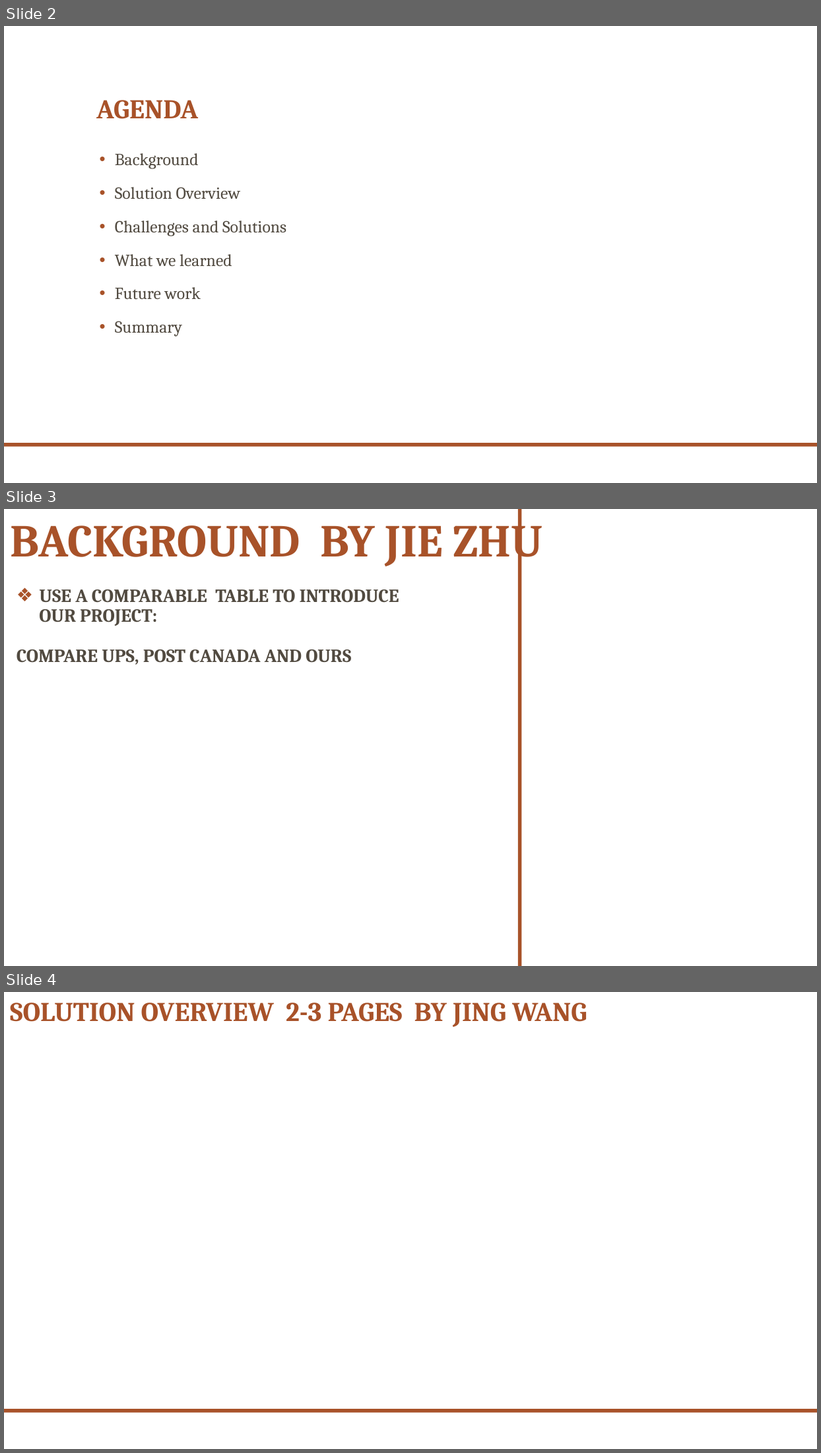
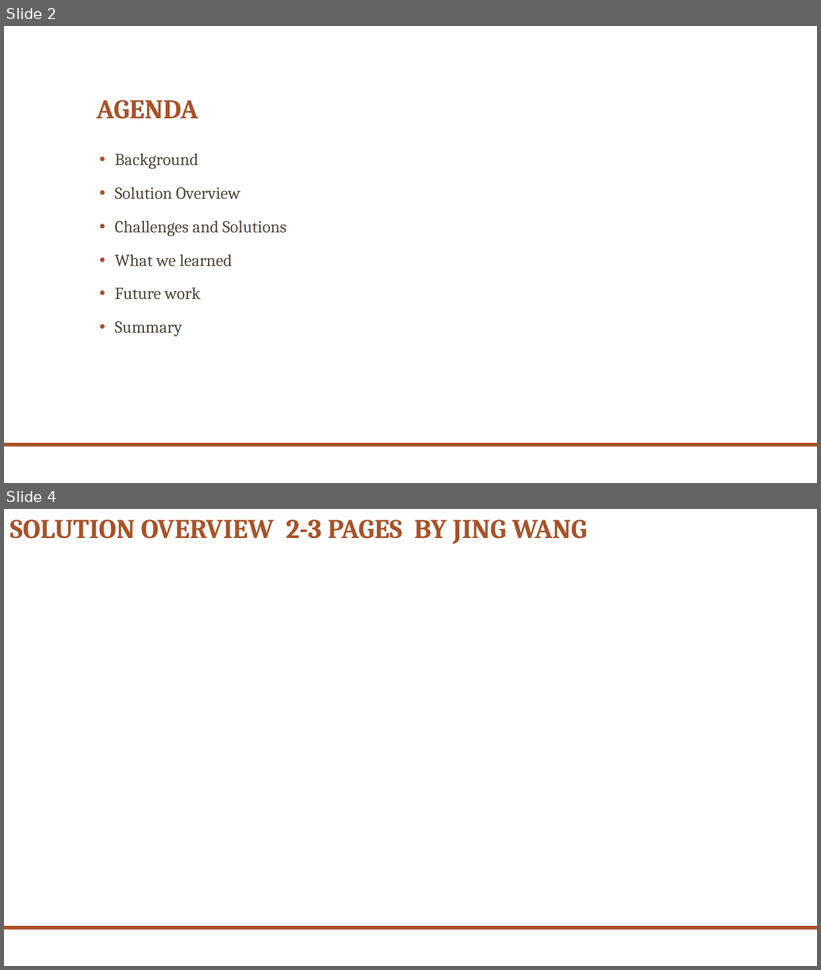
Before and after one commit to oskobe/SuperExpress, a slide deck: C#DotNet SuperExpress.pptx. Shown one above the other, each under a label of ours: slides 2, 3 and 4 before the commit, slides 2 and 4 after it; the slides between them are not shown. The pictures are 821x1453 and 821x970 pixels, drawn with LibreOffice and Linux fonts; fonts in the diff are those of the drawing; background and template pictures are left out. Boxes give left, top, right and bottom in pixels: in the first picture for what was removed or moved away, otherwise in the second. Text is boxed around its words. In the diff, an @@ line names an element or a change of style, - is before the commit and + after.

```diff
--- a/C#DotNet SuperExpress.pptx
+++ b/C#DotNet SuperExpress.pptx
@@ slide 3 removed at (4, 509, 817, 966), background picture (left out) @@
@@ title removed at (10, 514, 543, 566) @@
-BACKGROUND BY JIE ZHU
@@ rectangle removed at (518, 509, 522, 966) @@
@@ text removed at (17, 590, 399, 665) @@
-❖ USE A COMPARABLE TABLE TO INTRODUCE OUR PROJECT:
-COMPARE UPS, POST CANADA AND OURS
```
Also in this commit, not shown: 2 slides changed, 6 slides added, 1 other file.
